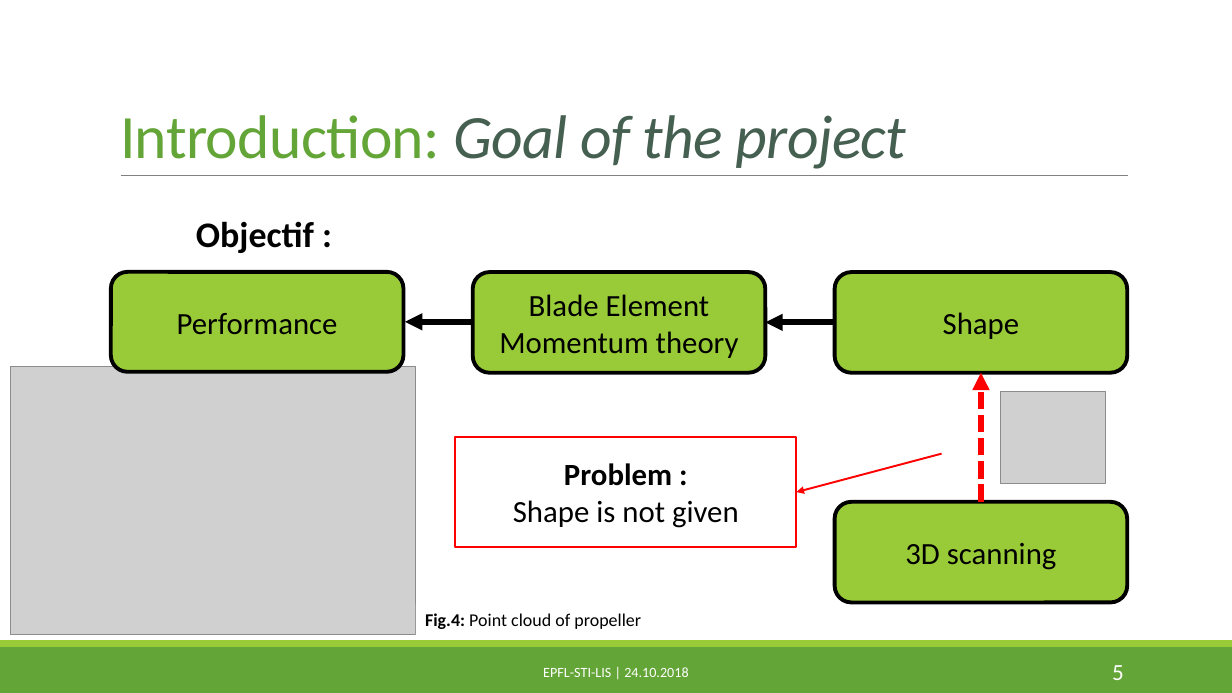
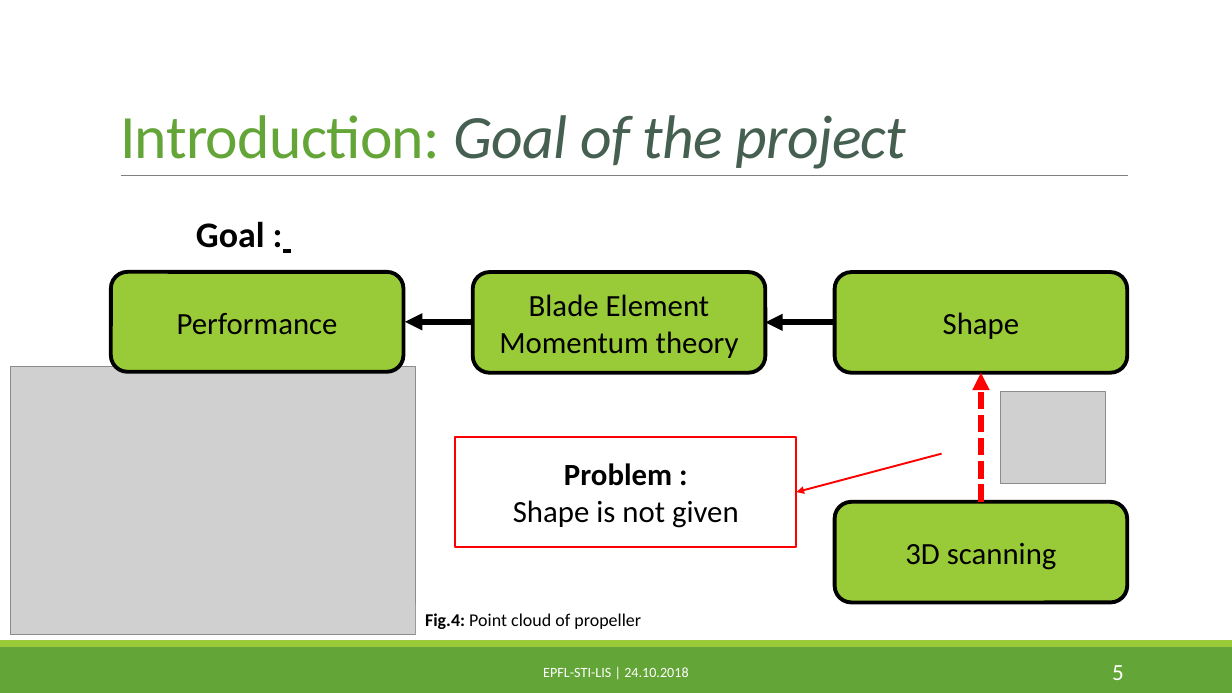
Before and after one commit to PaulineMauryL/PropellerProject, a slide deck: slide 5 of Report/MIDTERM.pptx. Drawn at 1232x693 pixels with LibreOffice and Linux fonts; fonts in the diff are those of the drawing; grey boxes stand for pictures. Boxes give left, top, right and bottom in pixels: in the first picture for what was removed or moved away, otherwise in the second. Text is boxed around its words. In the diff, an @@ line names an element or a change of style, - is before the commit and + after.

```diff
--- a/Report/MIDTERM.pptx
+++ b/Report/MIDTERM.pptx
@@ text at box(196, 221, 265, 248): text changed @@
-Objectif :
+Goal :
```
Also in this commit, not shown: 8 other slides changed, 7 slides added, 1 slide removed, 14 other files.
